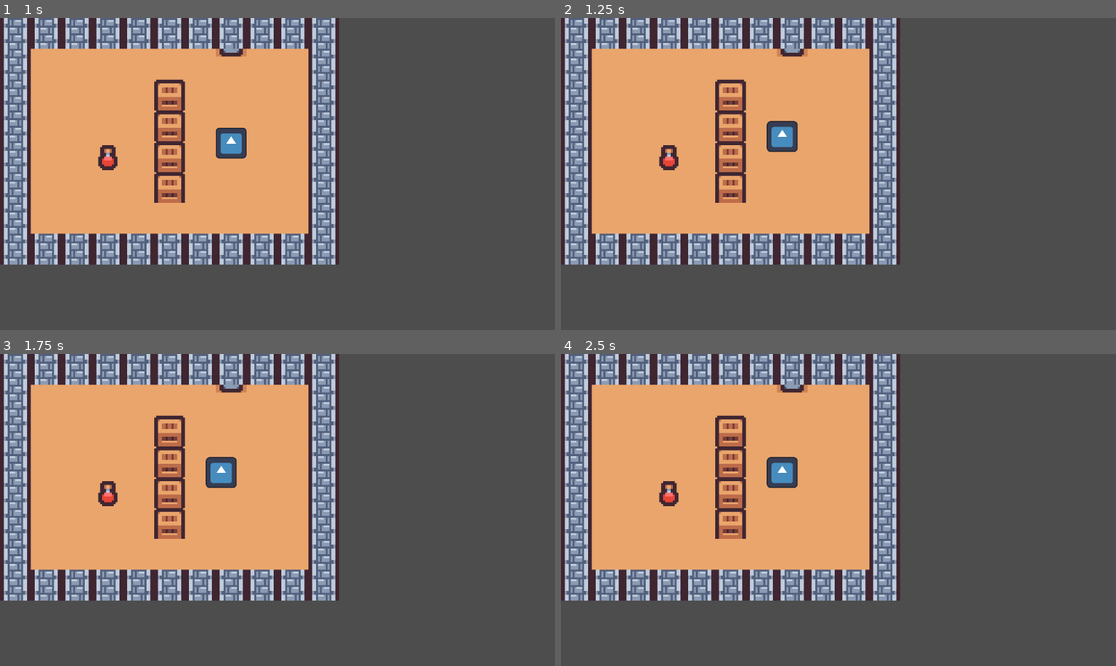
Above: before the commit, frames 1-4 (two rows, left to right).
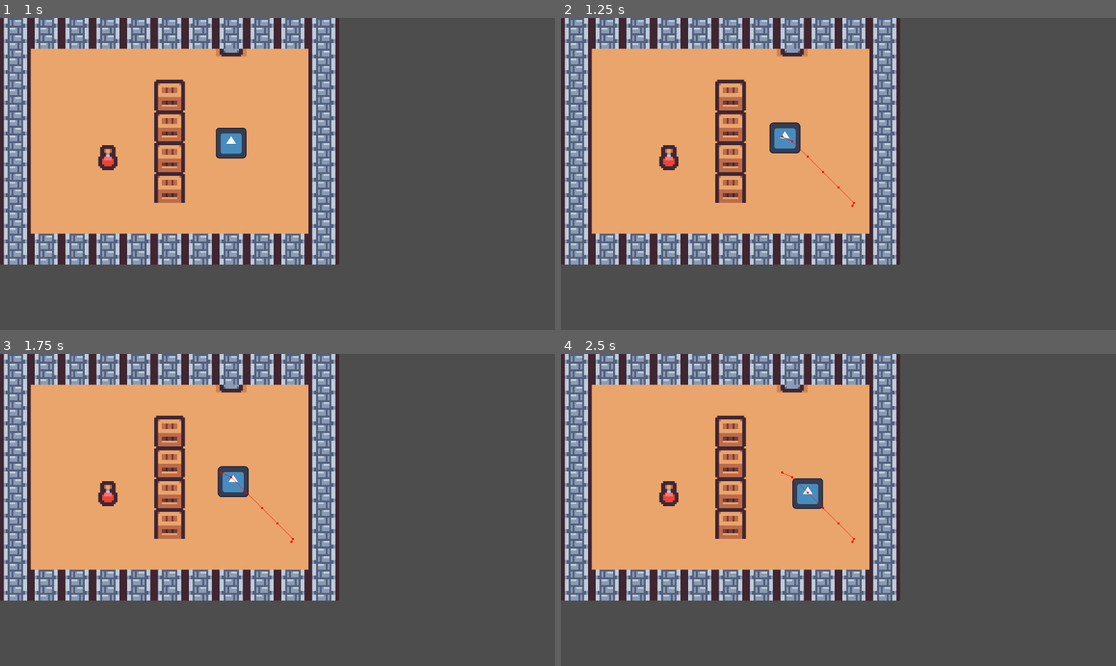
Above: after the commit, the same moments.

Repository: WauHaus-Productions/1bit-jam-9
Game: Godot game, scene res://scenes/Map/Map.tscn
The game is run twice, just before and just after one commit, with the same random seed, the same clock (stepped at 60 frames per second) and the same inputs. This scene is started directly instead of the project's main scene. The engine's default icon, where the game draws it, is replaced by a stand-in: a white triangle on a blue panel in a dark square.
Inputs (mouse positions are in pixels of both pictures, inside the frame that each line leads up to):
- Up to frame 1 (1 s): tap Enter at 0.5 s; drag from (77, 102) to (233, 142) at 0.52 s
- Up to frame 2 (1.25 s): no input
- Up to frame 3 (1.75 s): drag from (166, 525) to (233, 478) at 1.27 s
- Up to frame 4 (2.5 s): move the mouse to (894, 441) at 2.02 s; hold Right (ui_right) from 2.03 s (still down); click (894, 441) at 2.17 s

Frame 1 is identical in both runs. In frame 2, 0.4% of the frame differs, in the area x 37-53%, y 32-61%; in frame 3, 0.8%; in frame 4, 1.1%.

Commit message:
Add SCARED conditions when dragged and dropped

Diff:
--- a/scenes/Map/Map.tscn
+++ b/scenes/Map/Map.tscn
@@ -3,7 +3,6 @@
 [ext_resource type="Script" uid="uid://dtts2y6ekog5f" path="res://scenes/Map/Obstacle_avoidance.gd" id="1_n3hww"]
 [ext_resource type="Texture2D" uid="uid://cierj2r6i7o32" path="res://libs/wautools/examples/tiny_dungeon_demo/assets/tilemap.png" id="1_x27a8"]
 [ext_resource type="PackedScene" uid="uid://jj5mr86mb1j2" path="res://scenes/NPC/npc.tscn" id="3_iut6q"]
-[ext_resource type="Script" path="res://scenes/Map/distraction.gd" id="3_n3hww"]
 
 [sub_resource type="NavigationPolygon" id="NavigationPolygon_n3hww"]
 vertices = PackedVector2Array(8, 8, -8, 8, -8, -8, 8, -8)
@@ -347,14 +346,12 @@
 
 [node name="Distraction" type="Area2D" parent="TileMap/Obstacles" unique_id=1124993992 groups=["distraction"]]
 position = Vector2(120, 65)
-script = ExtResource("3_n3hww")
 
 [node name="CollisionShape2D" type="CollisionShape2D" parent="TileMap/Obstacles/Distraction" unique_id=1426070642]
 shape = SubResource("CircleShape2D_hb1in")
 
 [node name="Work" type="Area2D" parent="TileMap/Obstacles" unique_id=520368664 groups=["work"]]
 position = Vector2(151.25, 97.5)
-script = ExtResource("3_n3hww")
 
 [node name="CollisionShape2D" type="CollisionShape2D" parent="TileMap/Obstacles/Work" unique_id=581035310]
 position = Vector2(-0.25, 0)
--- a/scenes/NPC/npc_movement.gd
+++ b/scenes/NPC/npc_movement.gd
@@ -87,7 +87,7 @@
 func on_state_changed(state: int):
 	if state == logic.States.SLACKING:
 		move_to_closest_distraction()
-	elif state == logic.States.WORKING:
+	elif state == logic.States.WORKING or state == logic.States.SCARED:
 		move_to_closest_work()
 
 # -------------------
@@ -117,9 +117,13 @@
 	#			print("Scroll wheel down")
 	if event is InputEventMouseButton:
 		if event.button_index == MOUSE_BUTTON_LEFT and event.pressed:
+			# Start dragging the npc
 			movement_state = MovementState.DRAG
 			velocity = Vector2(0, 0)
 			drag_offset = get_global_mouse_position() - global_position
+
+			# Set state to MOVING and then SCARED when arrived
+			logic.move_or_continue(logic.States.SCARED)
 
 	pass
 
Not shown, added: asset/CAMERA 1.png.import
Not shown, added: asset/CAMERA 2.png.import
Not shown, added: asset/CERCHIO CAMERA.png.import
